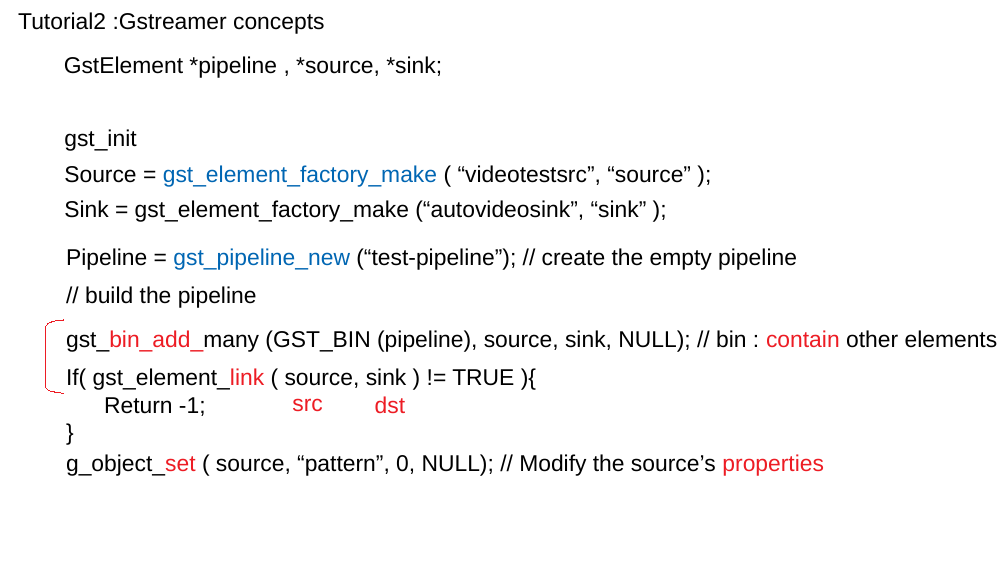
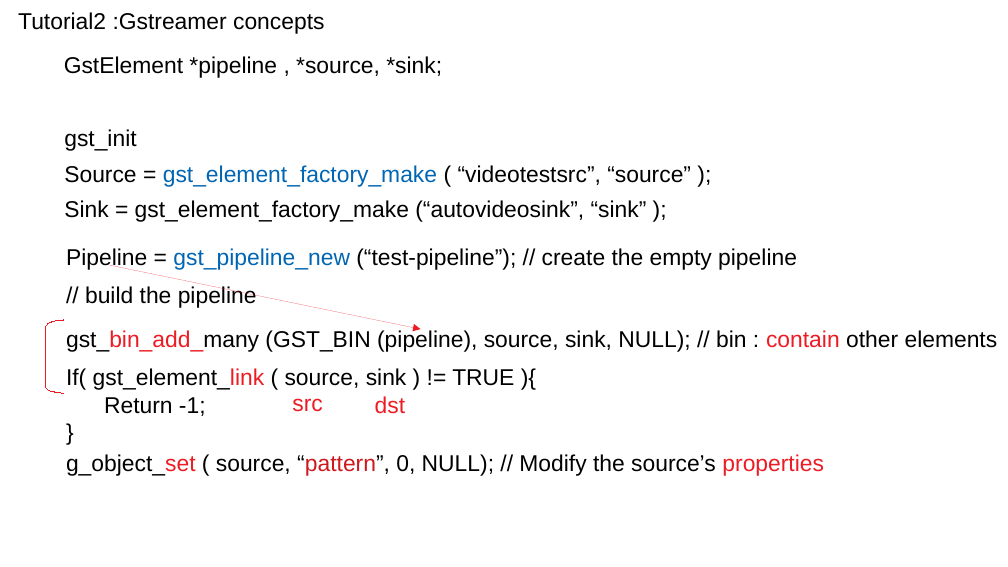
Before and after one commit to twoload/Software, a slide deck: slide 2 of opensource/gstreamer/myReview.odp. Drawn at 1008x567 pixels with LibreOffice and Linux fonts; fonts in the diff are those of the drawing. Boxes give left, top, right and bottom in pixels: in the first picture for what was removed or moved away, otherwise in the second. Text is boxed around its words. In the diff, an @@ line names an element or a change of style, - is before the commit and + after.

```diff
--- a/opensource/gstreamer/myReview.odp
+++ b/opensource/gstreamer/myReview.odp
@@ arrow added from (110, 265) to (421, 329), #ED1C24 0 pt @@
@@ text "g_object_set ( source, “pattern”, 0, ..." at [66, 454, 824, 476]: text colour #000000 to #CE181E in "“pattern”," @@
```
Also in this commit, not shown: 1 other slide changed, 3 slides added, 15 other files.
